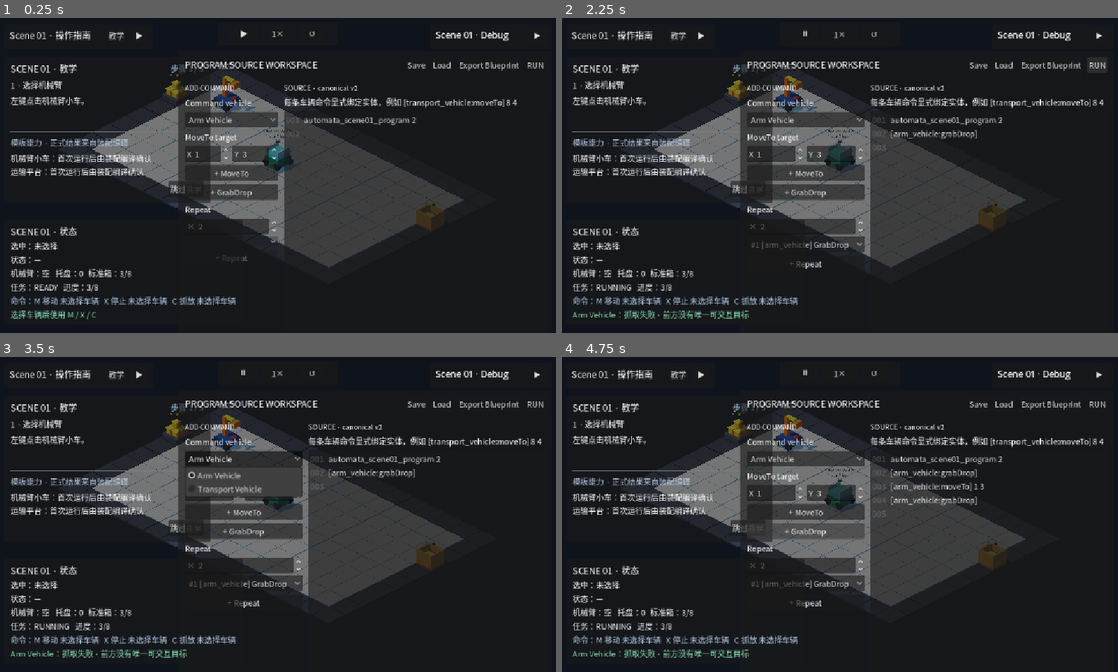
Above: before the commit, frames 1-4 (two rows, left to right).
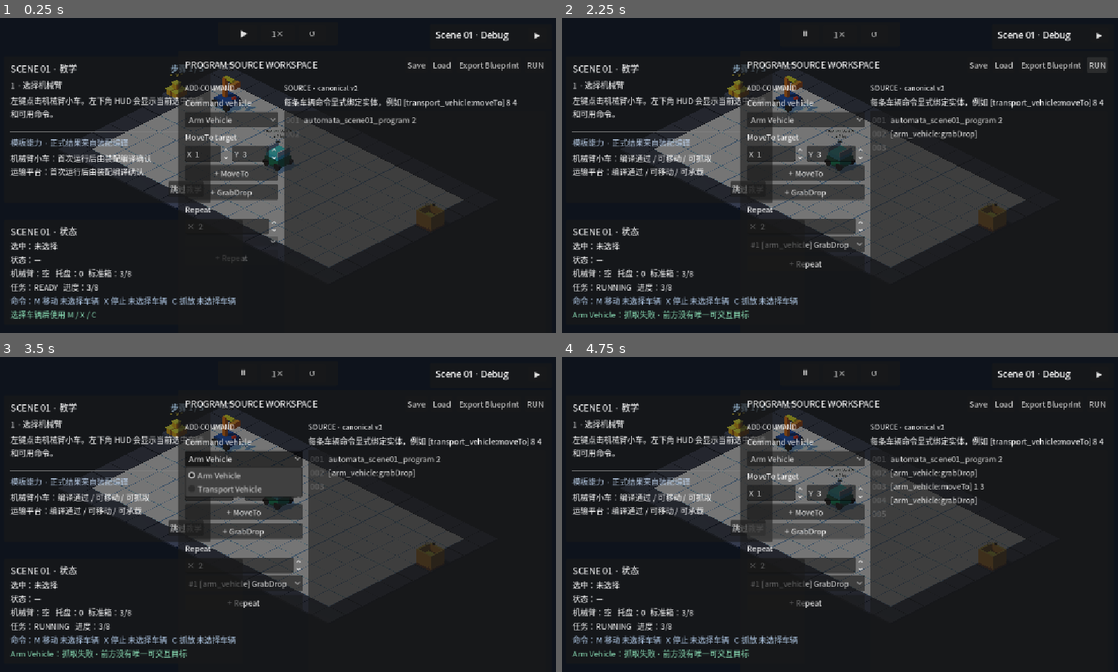
Above: after the commit, the same moments.

Repository: Ri0n72Y/automata
Game: Godot game, scene res://scenes/scene_01/scene_01_basic_packing.tscn
Two runs of this game, one before a commit and one after it. Both use one fixed random seed, a clock stepped at 60 frames per second and the inputs below.
Inputs:
- Up to frame 1 (0.25 s): no input
- Up to frame 2 (2.25 s): click "跳过教学" at 0.5 s; click "Export Blueprint" at 1.25 s; click "RUN" at 2 s
- Up to frame 3 (3.5 s): click "Arm Vehicle" at 2.75 s
- Up to frame 4 (4.75 s): click "+ MoveTo" at 3.5 s; click "+ GrabDrop" at 4.25 s

The runs differ from the first frame. In frame 1, 0.7% of the frame differs, in the area x 1-37%, y 3-32%; in frame 2, 1.3%, in the area x 1-37%, y 3-51%; in frame 3, 1.3%; in frame 4, 1.3%.
Error before the commit: Invalid access to property or key 'pressed' on a base object of type 'null instance'. (res://scripts/scene_01/scene_01_tutorial_ui.gd:16)

Commit message:
fix(scene-01): bind tutorial reopen to manual guide

Diff:
--- a/scripts/scene_01/scene_01_tutorial_ui.gd
+++ b/scripts/scene_01/scene_01_tutorial_ui.gd
@@ -2,18 +2,19 @@
 extends CanvasLayer
 const TutorialScript := preload("res://scripts/scene_01/scene_01_tutorial.gd")
 @onready var _panel: PanelContainer = %TutorialPanel
-@onready var _reopen_button: Button = %ReopenTutorialButton
 @onready var _progress_label: Label = %ProgressLabel
 @onready var _title_label: Label = %StepTitle
 @onready var _body_label: Label = %StepBody
 @onready var _capability_label: Label = %CapabilityLabel
 @onready var _skip_button: Button = %SkipButton
 @onready var _manual_guide: Control = get_parent().get_node_or_null("UIRoot/RootControl") as Control
+@onready var _reopen_button: Button = get_parent().get_node_or_null("UIRoot/RootControl/Panel/Margin/VBox/HeaderRow/TutorialButton") as Button
 var _tutorial: TutorialScript
 func _ready() -> void:
 	_tutorial = get_parent().get_node("SceneRoot/Scene01Tutorial") as TutorialScript
 	_skip_button.pressed.connect(_on_skip_pressed)
-	_reopen_button.pressed.connect(_on_reopen_pressed)
+	if _reopen_button != null:
+		_reopen_button.pressed.connect(_on_reopen_pressed)
 	_tutorial.step_changed.connect(_on_step_changed)
 	_tutorial.visibility_changed.connect(_on_visibility_changed)
 	_tutorial.presentation_changed.connect(_refresh)
@@ -31,7 +32,6 @@
 		return
 	var tutorial_visible := _tutorial.is_visible()
 	_panel.visible = tutorial_visible
-	_reopen_button.visible = not tutorial_visible
 	if _manual_guide != null:
 		_manual_guide.visible = not tutorial_visible
 	if not tutorial_visible:
